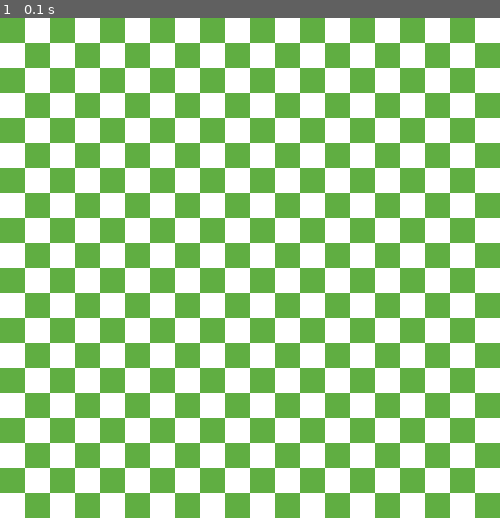
Above: before the commit, frame 1.
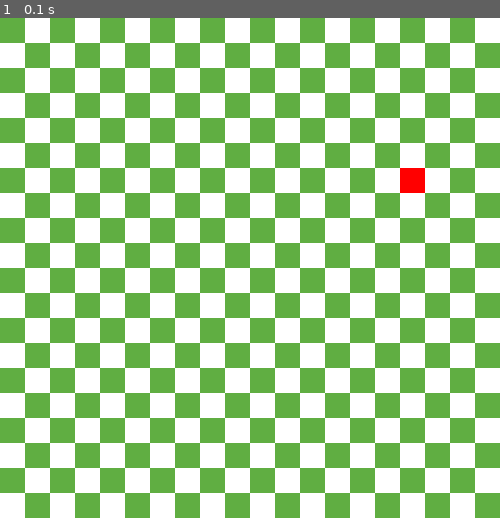
Above: after the commit, the same moment.

Repository: Chaker-Gamra/Snake-Game-Pygame
Game: pygame game, started from app.py
The game is run twice, just before and just after one commit, with the same random seed, the same clock (stepped at 60 frames per second) and the same inputs.
Inputs:
- Up to frame 1 (0.1 s): no input

The runs differ from the first frame. In frame 1, 0.2% of the frame differs, in the area x 80-85%, y 30-35%.

Commit message:
(E03): Draw a Rectangle (Apple Object)

Diff:
--- a/app.py
+++ b/app.py
@@ -1,9 +1,10 @@
-import pygame
+from gameObjects import *
 
 pygame.init()
 
 screen = pygame.display.set_mode((500, 500))
 bg = pygame.image.load("BackGround.png")
+apple = Apple()
 running = True
 
 while running:
@@ -16,6 +17,7 @@
 
     # Render
     screen.blit(bg, bg.get_rect())
+    apple.render(screen)
     pygame.display.update()
 
 pygame.quit()
--- /dev/null
+++ b/gameObjects.py
@@ -0,0 +1,11 @@
+import pygame
+import random
+
+
+class Apple:
+    def __init__(self):
+        self.xPos = random.randint(0, 19) * 25
+        self.yPos = random.randint(0, 19) * 25
+
+    def render(self, screen):
+        pygame.draw.rect(screen, (255, 0, 0), (self.xPos, self.yPos, 25, 25))
